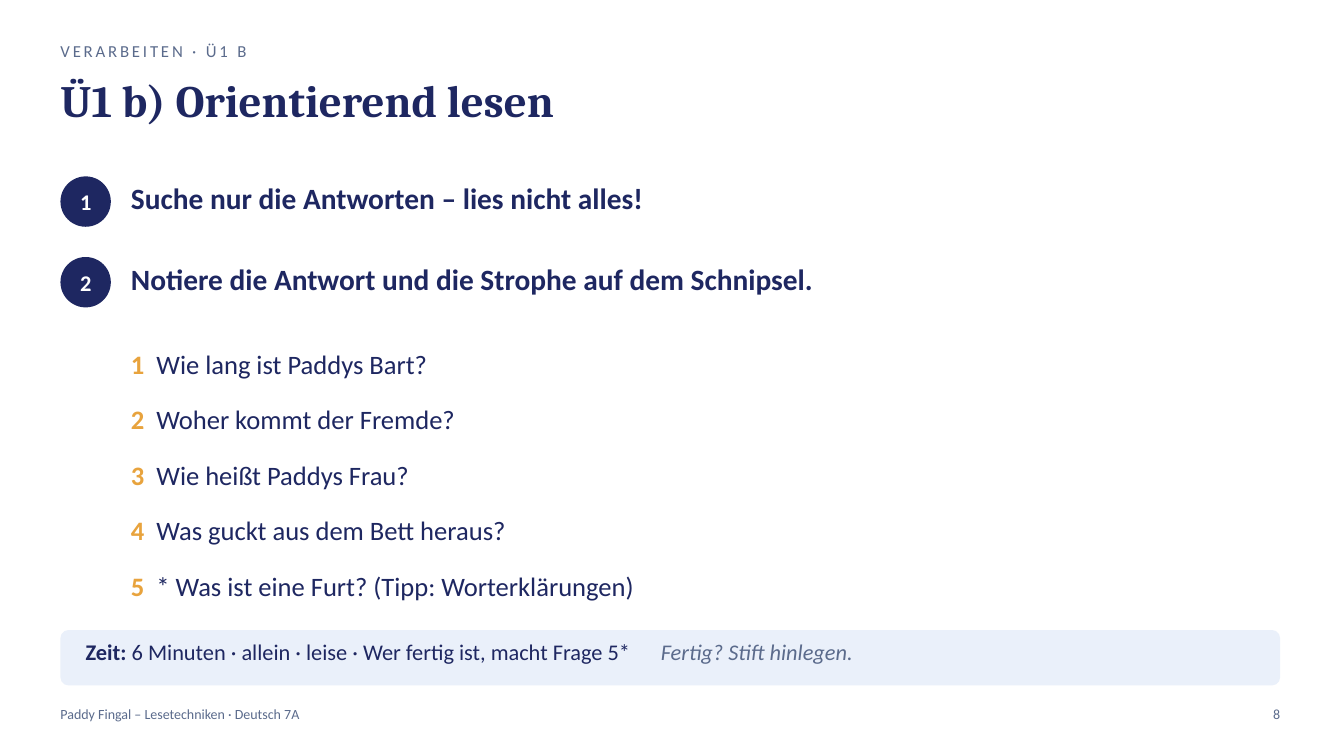
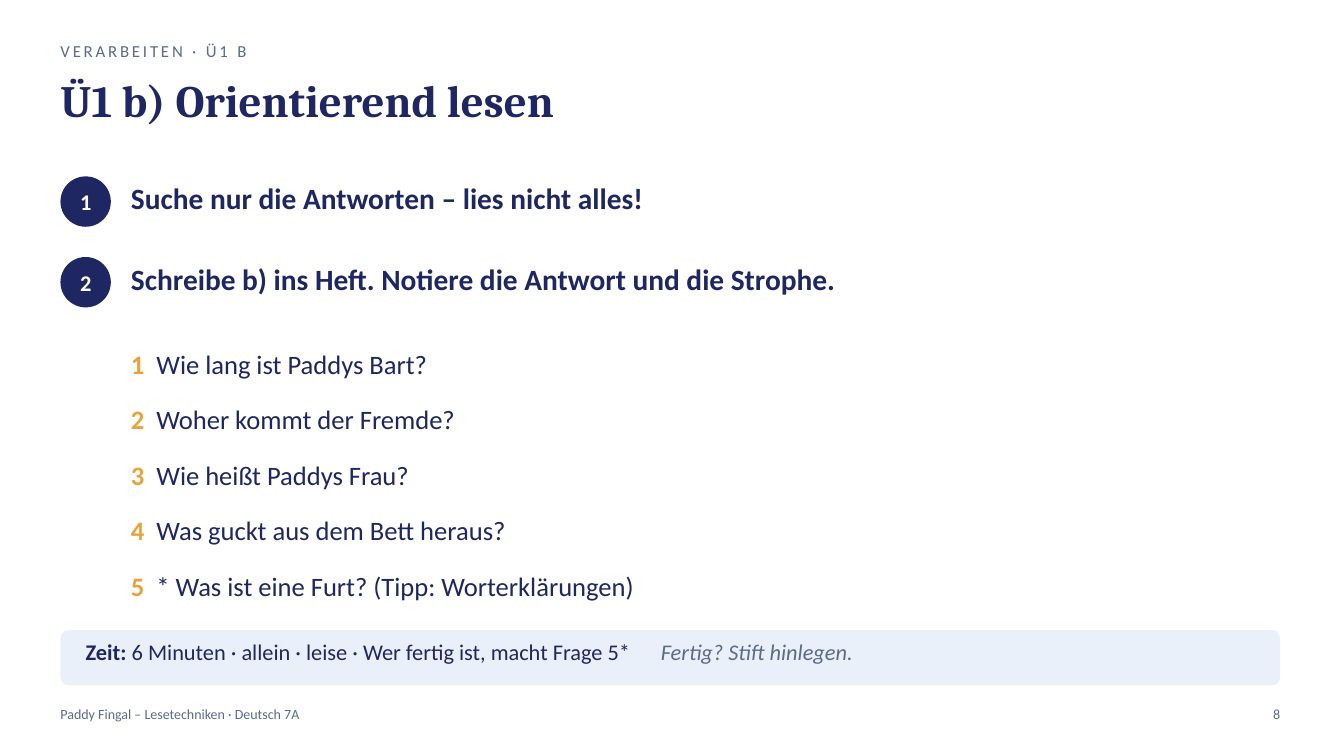
Before and after one commit to golzkonstantin-gif/Schule, a slide deck: slide 8 of Deutsch_7A/Balladen/Woche1/Praesentation_Paddy_Fingal_Lesetechniken.pptx. Drawn at 1344x756 pixels with LibreOffice and Linux fonts; fonts in the diff are those of the drawing. Boxes give left, top, right and bottom in pixels: in the first picture for what was removed or moved away, otherwise in the second. Text is boxed around its words. In the diff, an @@ line names an element or a change of style, - is before the commit and + after.

```diff
--- a/Deutsch_7A/Balladen/Woche1/Praesentation_Paddy_Fingal_Lesetechniken.pptx
+++ b/Deutsch_7A/Balladen/Woche1/Praesentation_Paddy_Fingal_Lesetechniken.pptx
@@ text at bbox=[131, 268, 835, 295]: text changed @@
-Notiere die Antwort und die Strophe auf dem Schnipsel.
+Schreibe b) ins Heft. Notiere die Antwort und die Strophe.
```
Also in this commit, not shown: 3 other slides changed, 21 other files.
